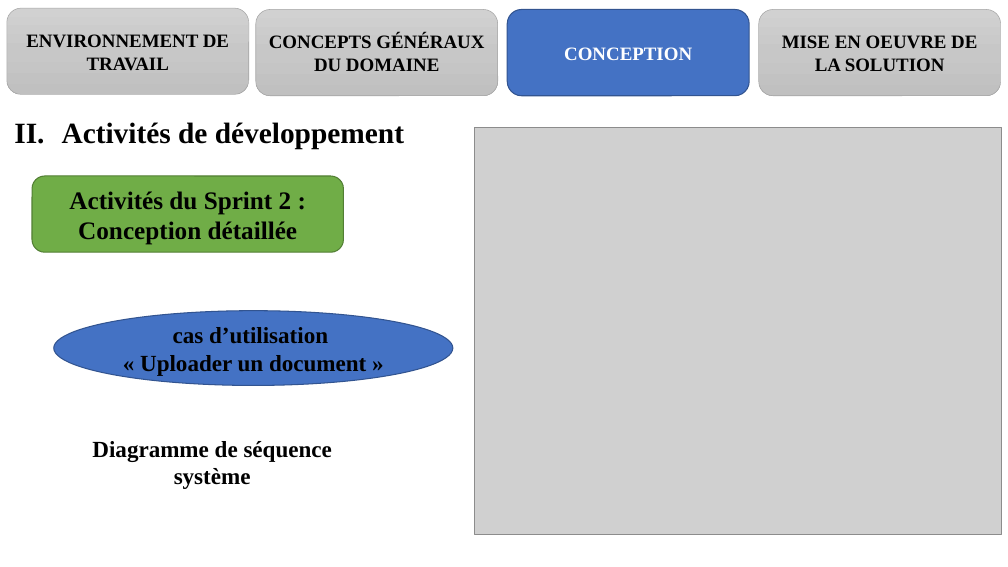
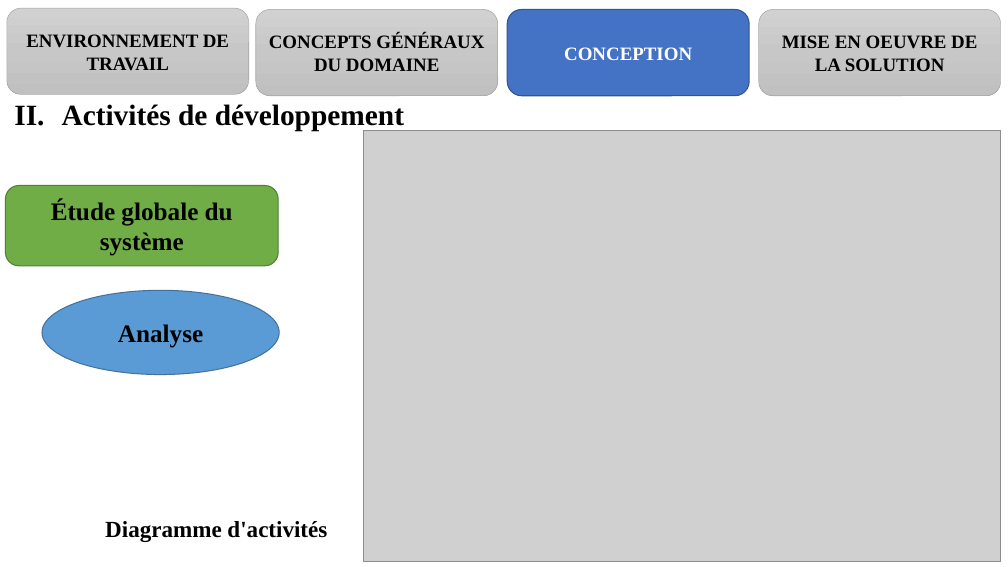
Before and after one commit to melaken/distdocs, a slide deck: slide 21 of Documents/theme/diapo.pptx (slide 20 before the commit). Drawn at 1008x567 pixels with LibreOffice and Linux fonts; fonts in the diff are those of the drawing; grey boxes stand for pictures. Boxes give left, top, right and bottom in pixels: in the first picture for what was removed or moved away, otherwise in the second. Text is boxed around its words. In the diff, an @@ line names an element or a change of style, - is before the commit and + after.

```diff
--- a/Documents/theme/diapo.pptx
+++ b/Documents/theme/diapo.pptx
@@ text "Activités de développement": place and size @@
-text "Activités de développement" at (62, 122, 404, 150)
+text "Activités de développement" at (62, 104, 404, 131)
@@ picture: place and size @@
-picture at (475, 127, 1002, 534)
+picture at (364, 131, 1001, 562)
@@ rounded rectangle "Étude globale du système": place and size @@
-rounded rectangle "Étude globale du système" at (32, 176, 343, 253)
+rounded rectangle "Étude globale du système" at (5, 185, 278, 265)
@@ text in rounded rectangle at (51, 200, 233, 256): text changed @@
-Activités du Sprint 2 :
-Conception détaillée
+Étude globale du système
@@ ellipse added at (42, 290, 280, 374), fill #5B9BD5, outline #43739E 1 pt, 24 pt, text #000000, bold @@
+Analyse
@@ ellipse removed at (54, 311, 453, 386) @@
-cas d’utilisation
-« Uploader un document »
@@ text at (105, 521, 327, 542): text changed @@
-Diagramme de séquence système
+Diagramme d'activités
```
Also in this commit, not shown: 15 other slides changed, 2 slides removed, 6 other files.
